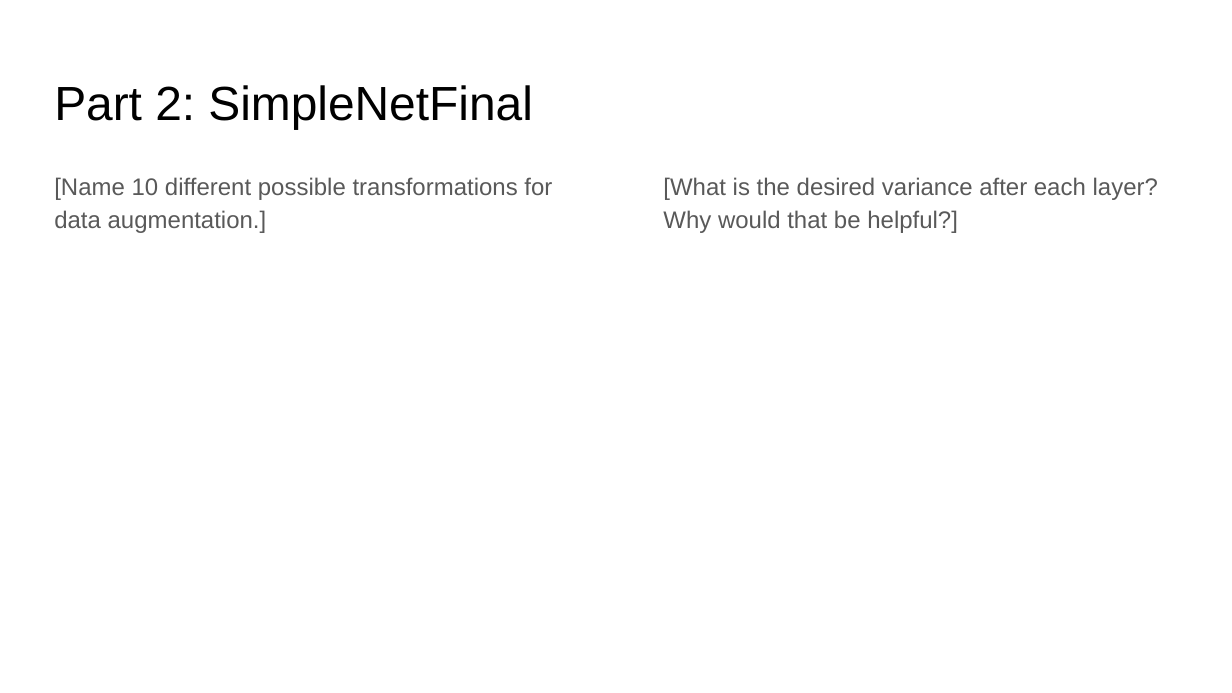
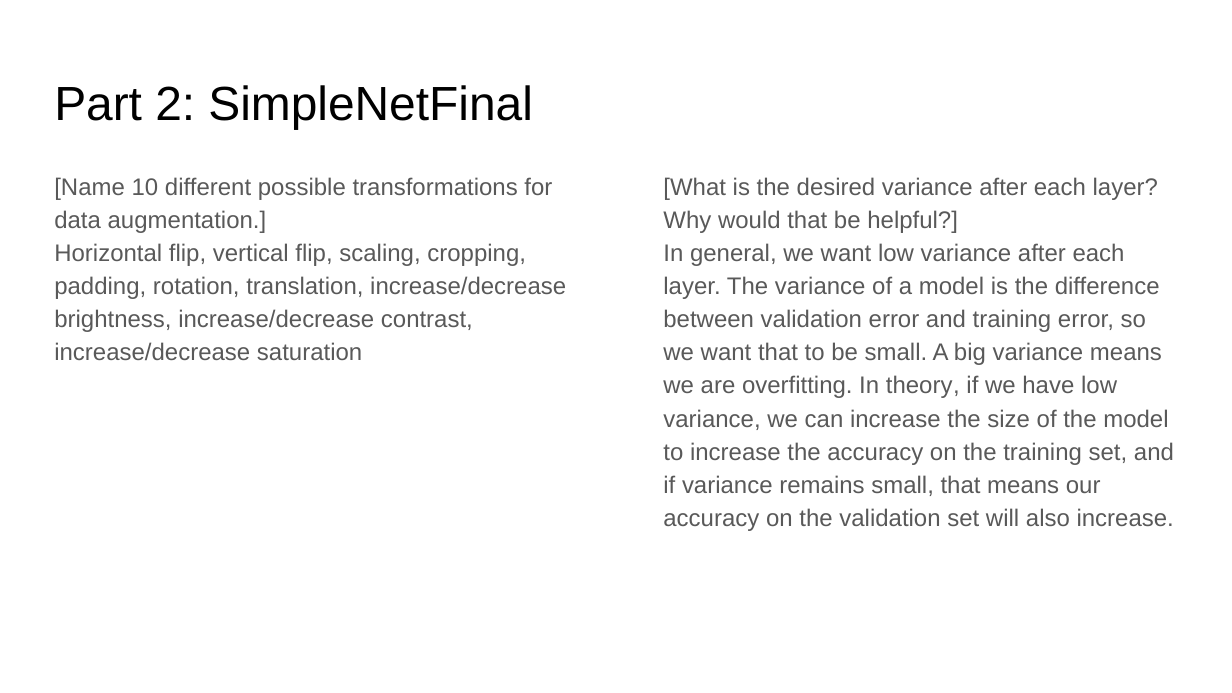
Before and after one commit to bojunyang24/CS6476, a slide deck: slide 5 of proj5/proj5_report.pptx. Drawn at 1232x693 pixels with LibreOffice and Linux fonts; fonts in the diff are those of the drawing. Boxes give left, top, right and bottom in pixels: in the first picture for what was removed or moved away, otherwise in the second. Text is boxed around its words. In the diff, an @@ line names an element or a change of style, - is before the commit and + after.

```diff
--- a/proj5/proj5_report.pptx
+++ b/proj5/proj5_report.pptx
@@ text at (54, 243, 566, 360): paragraph added @@
+Horizontal flip, vertical flip, scaling, cropping, padding, rotation, translation, increase/decrease brightness, increase/decrease contrast, increase/decrease saturation
@@ text at (663, 243, 1174, 531): paragraph added @@
+In general, we want low variance after each layer. The variance of a model is the difference between validation error and training error, so we want that to be small. A big variance means we are overfitting. In theory, if we have low variance, we can increase the size of the model to increase the accuracy on the training set, and if variance remains small, that means our accuracy on the validation set will also increase.
```
Also in this commit, not shown: 7 other slides changed, 13 other files.
